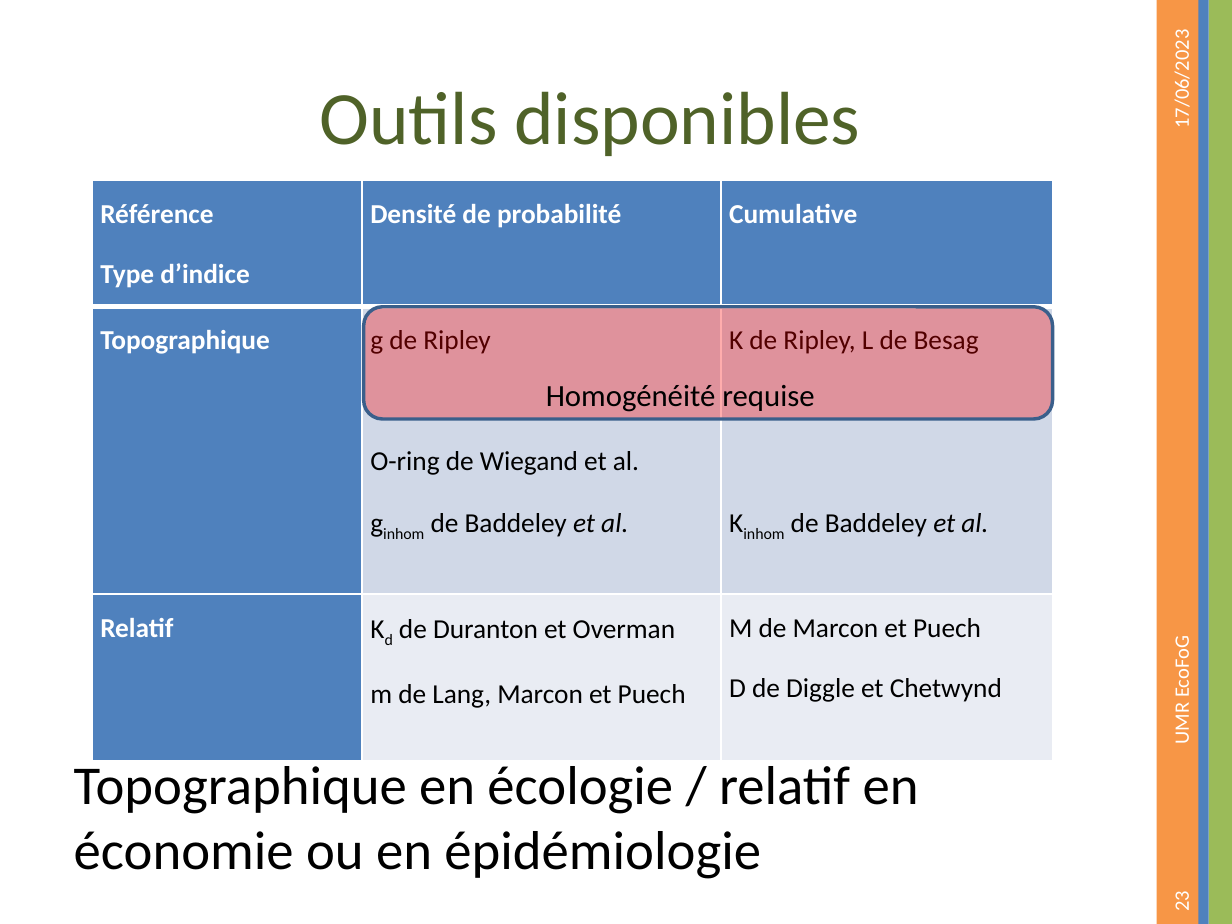
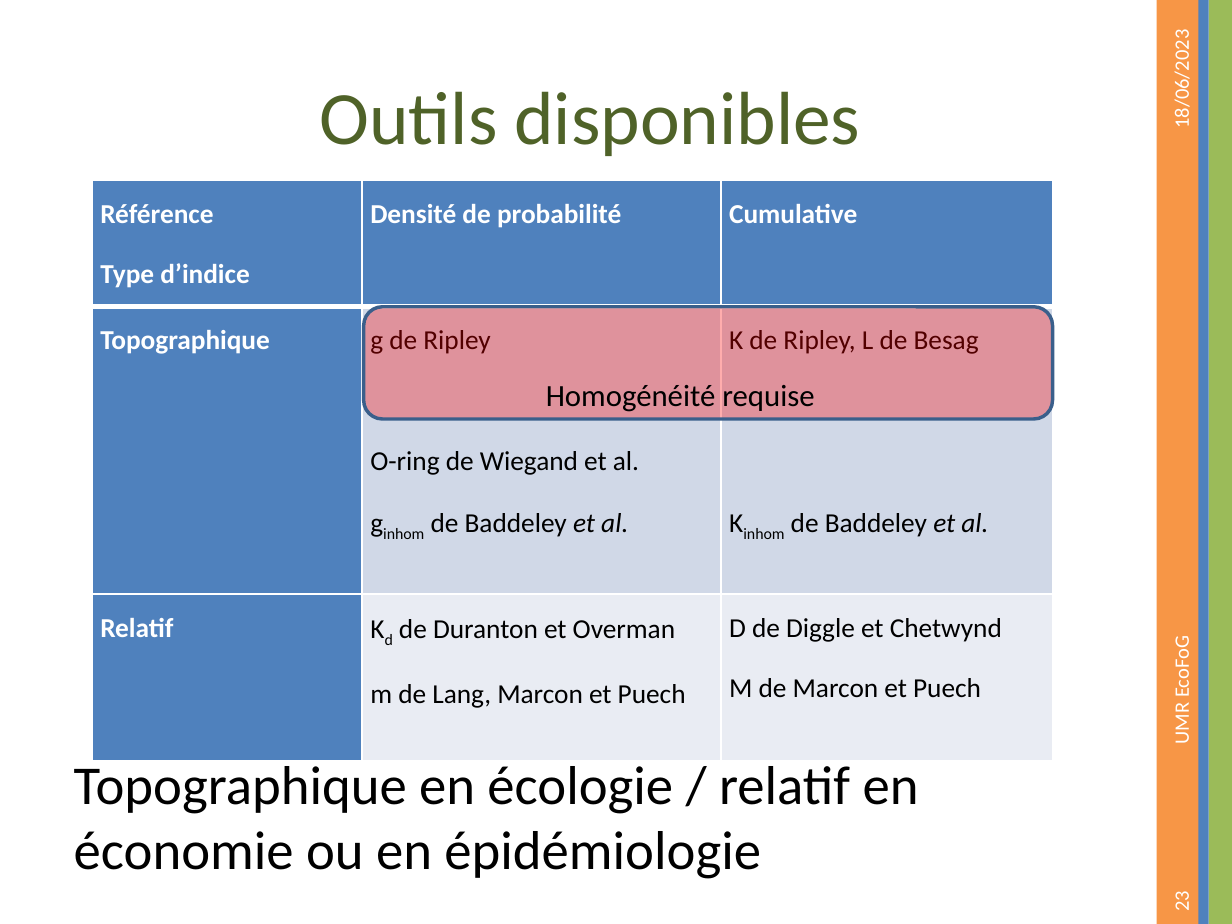
Before and after one commit to EricMarcon/Cours-Diversite-Concentration, a slide deck: slide 23 of 3-EspaceContinu.pptx. Drawn at 1232x924 pixels with LibreOffice and Linux fonts; fonts in the diff are those of the drawing; background and template pictures are left out. Boxes give left, top, right and bottom in pixels: in the first picture for what was removed or moved away, otherwise in the second. Text is boxed around its words. In the diff, an @@ line names an element or a change of style, - is before the commit and + after.

```diff
--- a/3-EspaceContinu.pptx
+++ b/3-EspaceContinu.pptx
@@ text at (x1=1169, y1=40, x2=1194, y2=126): text changed @@
-17/06/2023
+18/06/2023
@@ table at (x1=92, y1=181, x2=1052, y2=753) @@
-row 3, column 3: M de Marcon et Puech / D de Diggle et Chetwynd
+row 3, column 3: D de Diggle et Chetwynd / M de Marcon et Puech
```
Also in this commit, not shown: 25 other slides changed, 1 other file.
